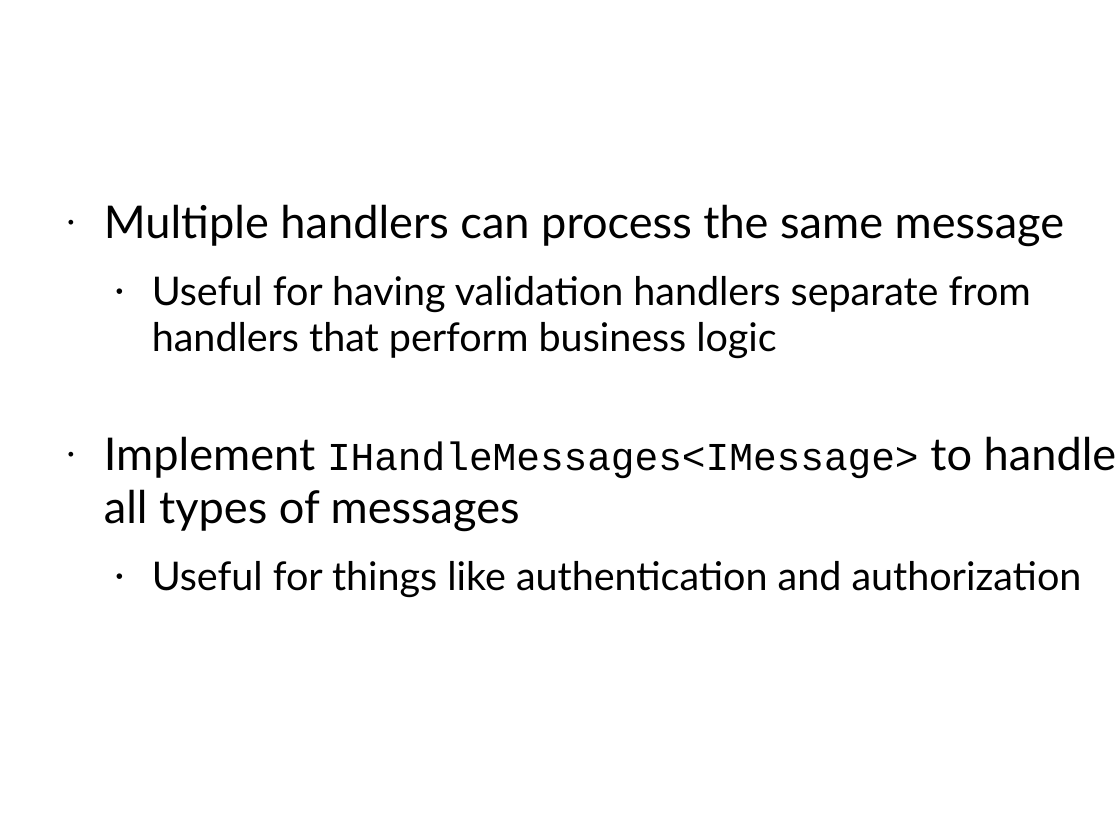
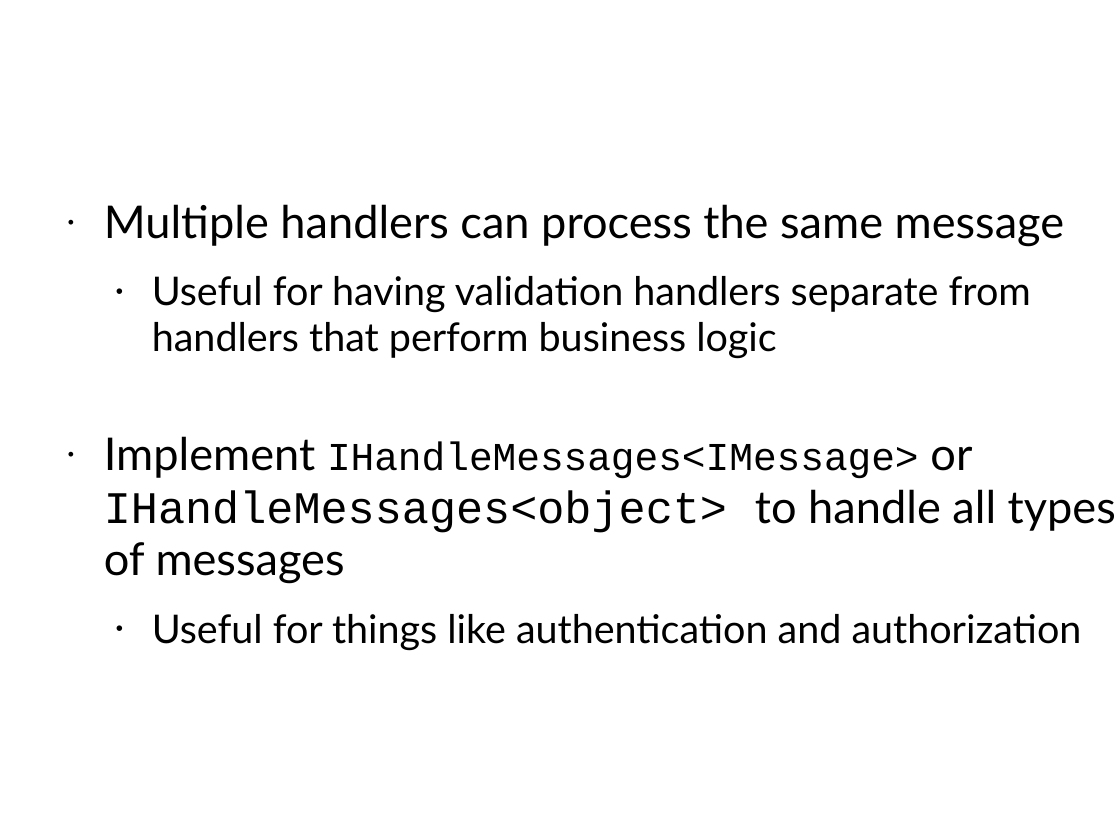
Before and after one commit to Particular/Course.Slides, a slide deck: slide 32 of EnterpriseDevelopmentWithNServiceBus.pptx. Drawn at 1120x840 pixels with LibreOffice and Linux fonts; fonts in the diff are those of the drawing; background and template pictures are left out. Boxes give left, top, right and bottom in pixels: in the first picture for what was removed or moved away, otherwise in the second. Text is boxed around its words. In the diff, an @@ line names an element or a change of style, - is before the commit and + after.

```diff
--- a/EnterpriseDevelopmentWithNServiceBus.pptx
+++ b/EnterpriseDevelopmentWithNServiceBus.pptx
@@ text at (104, 436, 1116, 584): text changed; font Lato to Courier New @@
-• Implement IHandleMessages<IMessage> to handle all types of messages
+• Implement IHandleMessages<IMessage> or IHandleMessages<object> to handle all types of messages
```
Also in this commit, not shown: 4 other slides changed.
